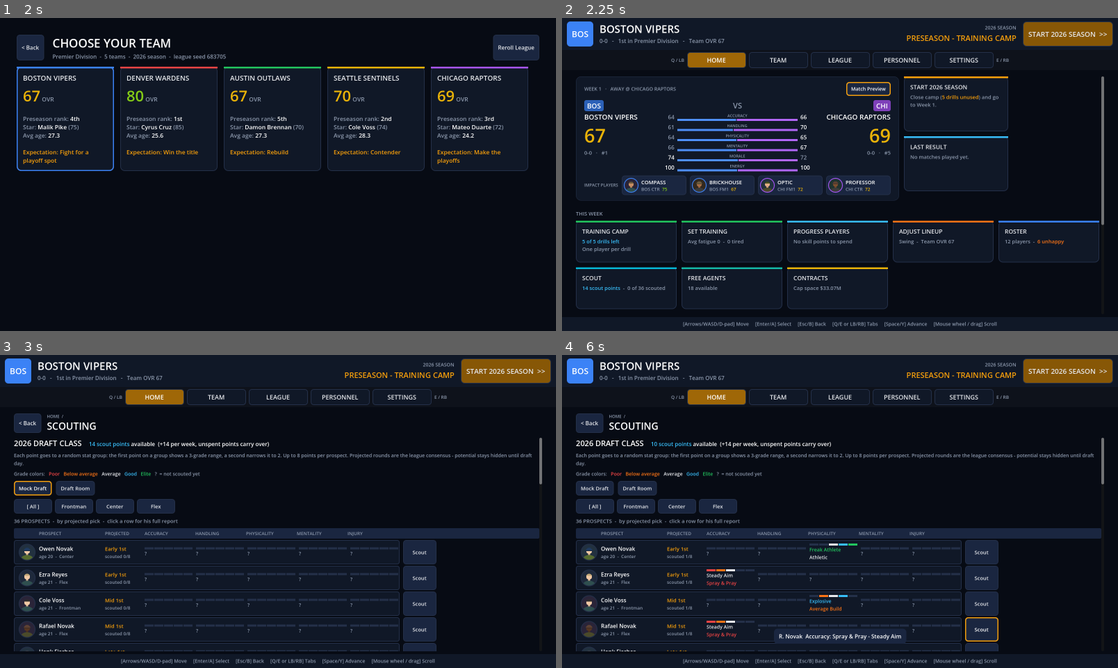
Above: before the commit, frames 1-4 (two rows, left to right).
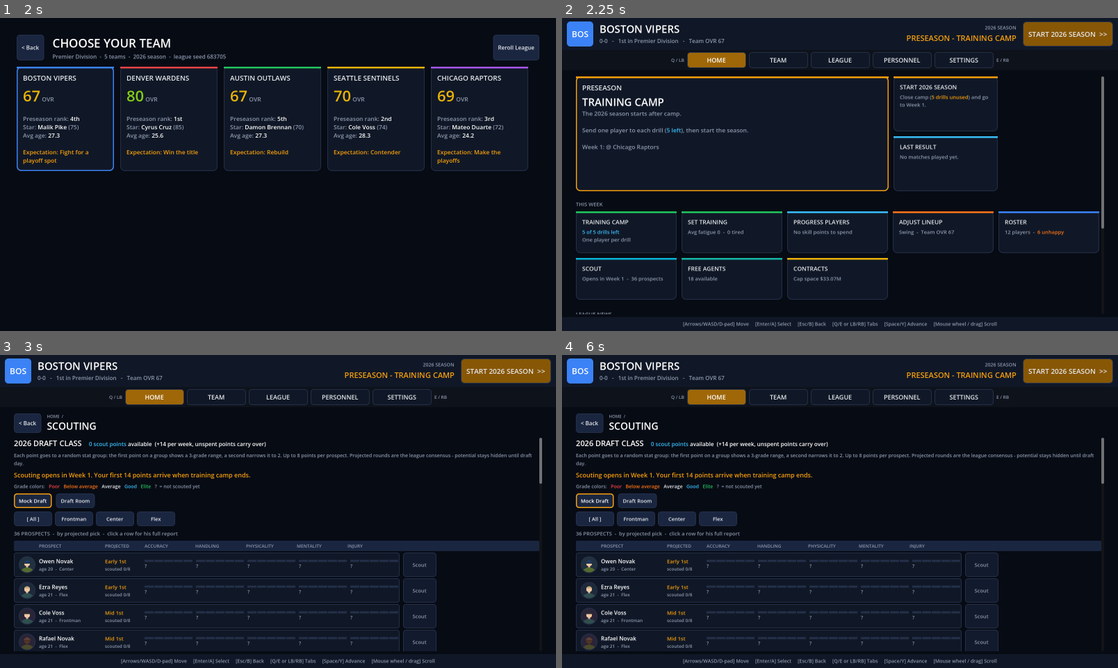
Above: after the commit, the same moments.

Repository: ncpawlak/SquadGame
Game: Godot game, scene res://scenes/franchise.tscn
The game is run twice, just before and just after one commit, with the same random seed, the same clock (stepped at 60 frames per second) and the same inputs.
Inputs (mouse positions are in pixels of both pictures, inside the frame that each line leads up to; where the layout moved, square brackets give the same spot in the first picture):
- Up to frame 1 (2 s): click "New Franchise" at 0.5 s; click "Reroll League" at 1.25 s
- Up to frame 2 (2.25 s): click (628, 118) at 2.02 s
- Up to frame 3 (3 s): click (66, 614) [66, 624] at 2.75 s
- Up to frame 4 (6 s): click (984, 552) at 3.5 s, where only the run before the commit has a clickable "Scout"; click (984, 577) at 4.25 s, where only the run before the commit has a clickable "Scout"; click (984, 602) at 5 s, where only the run before the commit has a clickable "Scout"; click (984, 630) at 5.75 s, where only the run before the commit has a clickable "Scout"

Frame 1 is identical in both runs. In frame 2, 12% of the frame differs, in the area x 2-98%, y 18-95%; in frame 3, 15%; in frame 4, 16%, in the area x 2-98%, y 27-95%.

Commit message:
Preseason home hero, sortable drill tables, scouting opens Week 1
Co-authored-by: Copilot App <223556219+Copilot@users.noreply.github.com>

Diff:
--- a/scripts/season/season.gd
+++ b/scripts/season/season.gd
@@ -107,6 +107,8 @@
 	if with_camp:
 		s.camp = Camp.make(start_year - 1)
 		s.preseason_camp = true
+		# Scouting opens in Week 1: the first week's points arrive when camp closes.
+		s.draft.scout_points = 0
 	return s
 
 
@@ -383,6 +385,7 @@
 			camp.ai_run(t, _rng)
 	offseason_xp(CAMP_WEEK_XP)
 	preseason_camp = false
+	draft.scout_points += Draft.POINTS_PER_WEEK
 
 
 ## Sends `s` to the user's `group` drill. Returns the Camp result ({} if refused; see camp_check).
--- a/scripts/ui/franchise/franchise_pages.gd
+++ b/scripts/ui/franchise/franchise_pages.gd
@@ -284,7 +284,7 @@
 
 ## Column sort per table mode: mode -> [key, descending].
 var _sort := {}
-const DEFAULT_SORT := {&"roster": [&"slot", false], &"progress": [&"sp", true], &"fa": [&"ovr", true], &"contracts": [&"salary", true]}
+const DEFAULT_SORT := {&"roster": [&"slot", false], &"progress": [&"sp", true], &"fa": [&"ovr", true], &"contracts": [&"salary", true], &"drill": [&"ovr", true]}
 
 
 func _sort_state(mode: StringName) -> Array:
@@ -317,6 +317,11 @@
 		&"total": return s.contract.remaining_value() if s.contract != null else 0
 		&"dead": return Contracts.dead_money_if_released(s)
 		&"role": return Scheme.ROLE_NAMES[Scheme.best_role(s.stats)]
+		&"status":
+			var camp := _season().camp
+			return 2 if s.is_injured() else (1 if camp != null and camp.has_attended(s) else 0)
+	if Stats.ALL.has(key):
+		return s.stats[key]
 	if Stats.GROUP_ORDER.has(key):
 		return s.group_rating(key)
 	return 0
@@ -1763,6 +1768,8 @@
 	var help := UiKit.label("Each point goes to a random stat group: the first point on a group shows a 3-grade range, a s …(187 unchanged characters)…
 	help.autowrap_mode = TextServer.AUTOWRAP_WORD_SMART
 	v.add_child(help)
+	if _season().preseason_camp:
+		v.add_child(UiKit.label("Scouting opens in Week 1. Your first %d points arrive when training camp ends." % Draft.POINTS_PER_WEEK, 18, UiKit.ACCENT))
 	v.add_child(_grade_legend())
 	var nav := _row()
 	nav.add_child(UiKit.button("Mock Draft", hub.open_mock_draft, 15))
@@ -2160,15 +2167,17 @@
 		UiKit.esc(info["name"]), Stats.GROUP_LABELS[group], UiKit.esc(info["blurb"])], 16))
 	v.add_child(UiKit.label("Pick the soldier to send. Higher potential = a bigger point pool. Each soldier can attend one drill per camp.", 15, UiKit.MUTED))
 	var members: Array = Stats.group_stats(group)
-	var headers: Array = ["PLAYER", "POS", "AGE", "OVR", "POT", "POOL", Stats.GROUP_LABELS[group].to_upper()]
-	var widths: Array = [220, 100, 44, 50, 44, 60, 100]
+	var cols: Array = [["PLAYER", 220, &"name"], ["POS", 100, &"role"], ["AGE", 44, &"age"], ["OVR", 50, &"ovr"], ["POT", 44, &"pot"],
+		["POOL", 60, &"pot"], [Stats.GROUP_LABELS[group].to_upper(), 100, group]]
 	for st in members:
-		headers.append(Stats.ABBREV[st])
-		widths.append(50)
-	headers.append("STATUS")
-	widths.append(220)
-	var list: Array = user.roster.duplicate()
-	list.sort_custom(func(a: Soldier, b: Soldier): return a.best_ovr() > b.best_ovr())
+		cols.append([Stats.ABBREV[st], 50, st])
+	cols.append(["STATUS", 220, &"status"])
+	var headers: Array = []
+	var widths: Array = []
+	for c in cols:
+		headers.append(c[0])
+		widths.append(c[1])
+	var list: Array = _sorted(user.roster, &"drill", null)
 	var rows: Array = []
 	var colors := {}
 	for i in list.size():
@@ -2191,14 +2200,22 @@
 			c[row.size() - 1] = UiKit.BAD
 		rows.append(row)
 		colors[i] = c
-	v.add_child(UiKit.table(headers, rows, widths, {}, colors, func(i: int):
+	var table := UiKit.table(headers, rows, widths, {}, colors, func(i: int):
 		var so: Soldier = list[i]
 		var why := s.camp_check(group, so)
 		if why != "":
 			hub.app.toast(why)
 			return
 		s.run_drill(group, so)
-		hub.replace(Camp.drill_name(group), func(): return drill_result(group))))
+		hub.replace(Camp.drill_name(group), func(): return drill_result(group)))
+	# Swap the static header for a clickable sort header (same column widths).
+	var old_header := table.get_child(0)
+	table.remove_child(old_header)
+	old_header.queue_free()
+	var sort_header := _sort_header(&"drill", cols, func(): hub.replace(hub.page_stack[-1]["title"], func(): return drill_pick(group)))
+	table.add_child(sort_header)
+	table.move_child(sort_header, 0)
+	v.add_child(table)
 	return v
 
 
--- a/scripts/ui/franchise/hub.gd
+++ b/scripts/ui/franchise/hub.gd
@@ -450,7 +450,7 @@
 			("\n[color=#ef4444]%d injured[/color]" % hurt.size()) if not hurt.is_empty() else ""], SMALL, Color("#f97316"), func(): open("Lineup", pages.lineup)),
 		UiKit.tile("Roster", "%d players%s" % [team.roster.size(),
 			("  -  [color=#f97316]%d unhappy[/color]" % unhappy.size()) if not unhappy.is_empty() else "  -  morale good"], SMALL, team.color, func(): open("Roster", pages.roster)),
-		UiKit.tile("Scout", "[color=#38bdf8]%d scout points[/color]  -  %d of %d scouted" % [
+		UiKit.tile("Scout", ("Opens in Week 1  -  %d prospects" % Draft.CLASS_SIZE) if season.preseason_camp else "[color=#38bdf8]%d scout points[/color]  -  %d of %d scouted" % [
 			season.draft.scout_points, _scouted_count(), Draft.CLASS_SIZE], SMALL, Color("#06b6d4"), open_scouting),
 		UiKit.tile("Free Agents", "%d available%s" % [season.league.free_agents.size(),
 			("  -  [color=#38bdf8]%d offers out[/color]" % season.fa.offers_by(team).size()) if not season.fa.offers_by(team).is_empty() else ""],
@@ -479,7 +479,7 @@
 	var team := season.user_team()
 	var h := HBoxContainer.new()
 	h.add_theme_constant_override("separation", 14)
-	var m := season.next_match_for(team) if season.phase != Season.PHASE_OFFSEASON else null
+	var m := season.next_match_for(team) if season.phase != Season.PHASE_OFFSEASON and not season.preseason_camp else null
 	if m != null and m.week == season.week:
 		h.add_child(_match_pane(m, team))
 	else:
--- a/tests/franchise_smoke.gd
+++ b/tests/franchise_smoke.gd
@@ -30,6 +30,13 @@
 	# A new franchise opens in preseason training camp.
 	_check(hub.season.preseason_camp and hub.season.camp_open() and hub.season.week == 1, "new franchise starts in training camp")
 	_check(hub._advance_text().begins_with("START 2026"), "advance button starts the season")
+	_check(hub.season.draft.scout_points == 0, "no scouting during camp")
+	hub.open("Drill", func(): return hub.pages.drill_pick(Stats.MENTALITY))
+	await process_frame
+	_check(_press(hub, "AGE"), "drill table sorts by column")
+	await process_frame
+	hub.page_stack.clear()
+	hub.refresh()
 	var pre_guy: Soldier = hub.season.user_team().starters()[0]
 	_check(not hub.season.run_drill(Stats.MENTALITY, pre_guy).is_empty(), "preseason drill runs")
 	hub.open("Drill", func(): return hub.pages.drill_result(Stats.MENTALITY))
--- a/tests/season_tests.gd
+++ b/tests/season_tests.gd
@@ -882,6 +882,7 @@
 	var s := Season.new_franchise(616, 0, 2026, true)
 	check(s.preseason_camp and s.camp_open() and s.week == 1 and s.year == 2026, "opens in camp before Week 1")
 	check(s.camp.year + 1 == 2026, "camp is labelled for the coming season")
+	check(s.draft.scout_points == 0 and not s.draft.can_scout(s.draft.prospects[0]), "no scouting during camp")
 	var a: Soldier = s.user_team().starters()[0]
 	check(not s.run_drill(Stats.ACCURACY, a).is_empty(), "drill runs in preseason")
 	check(s.camp_check(Stats.HANDLING, a) != "", "one drill per player")
@@ -889,6 +890,7 @@
 	var x0 := _xp_total(probe)
 	s.close_preseason_camp()
 	check(not s.preseason_camp and not s.camp_open(), "camp closed")
+	check(s.draft.scout_points == Draft.POINTS_PER_WEEK, "Week 1 scout points arrive")
 	check(_xp_total(probe) - x0 == roundi(Season.CAMP_WEEK_XP * Progression.xp_multiplier(probe)), "camp week xp")
 	for t in s.league.teams:
 		if not t.user_controlled:
Not shown, changed: README.md
